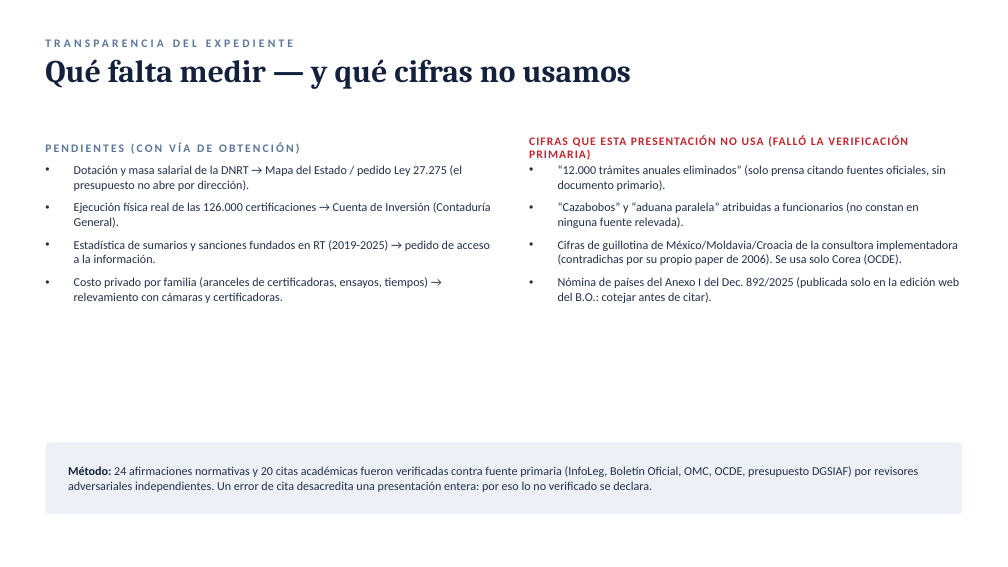
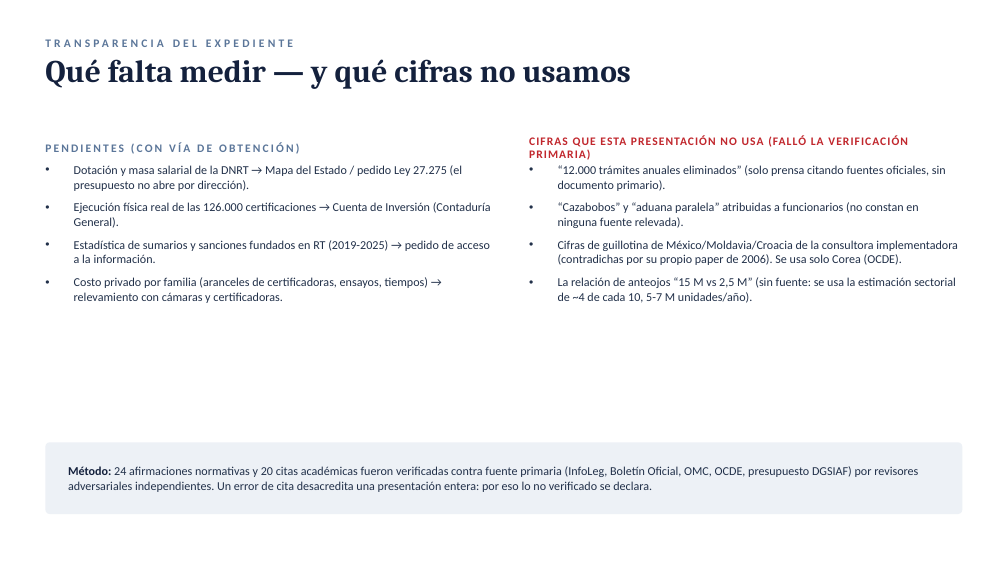
Before and after one commit to theoellmann/Reglamentaci-n-T-cnica-, a slide deck: slide 18 of presentacion/supresion-dnrt.pptx. Drawn at 1008x567 pixels with LibreOffice and Linux fonts; fonts in the diff are those of the drawing. Boxes give left, top, right and bottom in pixels: in the first picture for what was removed or moved away, otherwise in the second. Text is boxed around its words. In the diff, an @@ line names an element or a change of style, - is before the commit and + after.

```diff
--- a/presentacion/supresion-dnrt.pptx
+++ b/presentacion/supresion-dnrt.pptx
@@ text at [558,277,956,303]: text changed @@
-• Nómina de países del Anexo I del Dec. 892/2025 (publicada solo en la edición web del B.O.: cotejar antes de citar).
+• La relación de anteojos “15 M vs 2,5 M” (sin fuente: se usa la estimación sectorial de ~4 de cada 10, 5-7 M unidades/año).
```
Also in this commit, not shown: 6 other slides changed, 3 other files.
